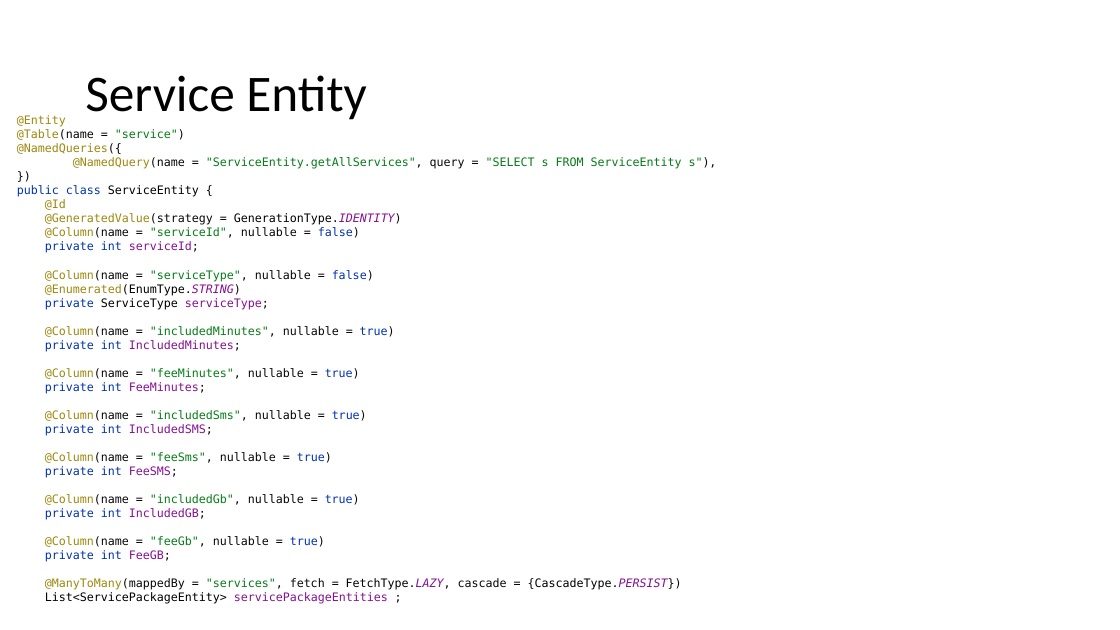
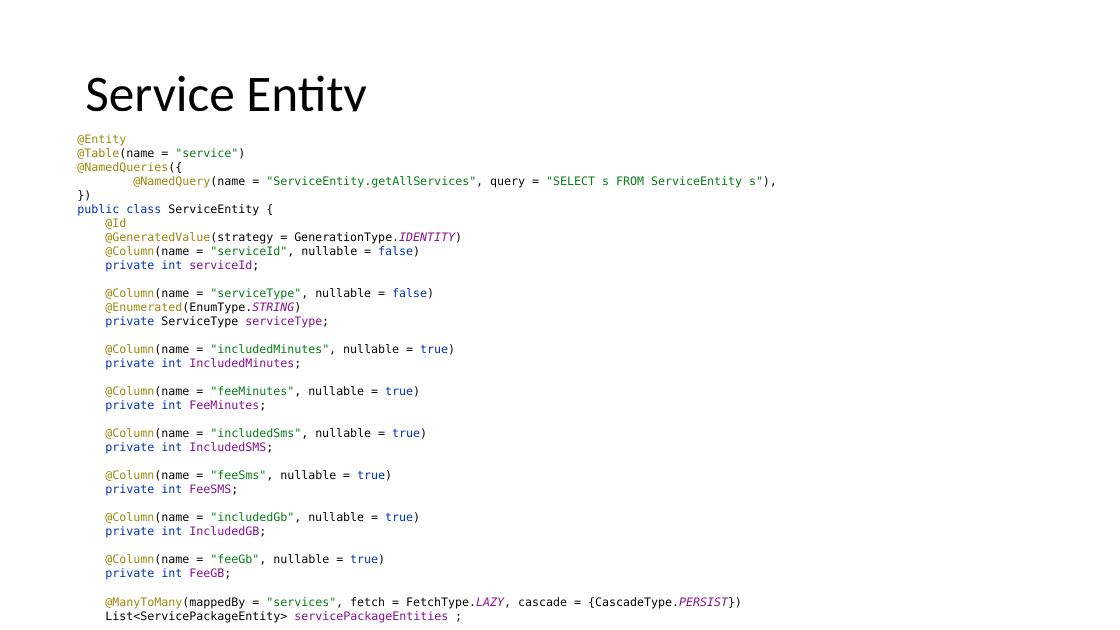
Before and after one commit to priscia99/databases-2-project, a slide deck: slide 46 of Deliverables/Report/Report.pptx. Drawn at 1120x630 pixels with LibreOffice and Linux fonts; fonts in the diff are those of the drawing. Boxes give left, top, right and bottom in pixels: in the first picture for what was removed or moved away, otherwise in the second. Text is boxed around its words. In the diff, an @@ line names an element or a change of style, - is before the commit and + after.

```diff
--- a/Deliverables/Report/Report.pptx
+++ b/Deliverables/Report/Report.pptx
@@ text "@Entity @Table(name = "service") @NamedQueries({ ..." rewrapped from [45, 199, 682, 604] to [77, 134, 777, 623] @@
```
Also in this commit, not shown: 13 other slides changed, 7 other files.
